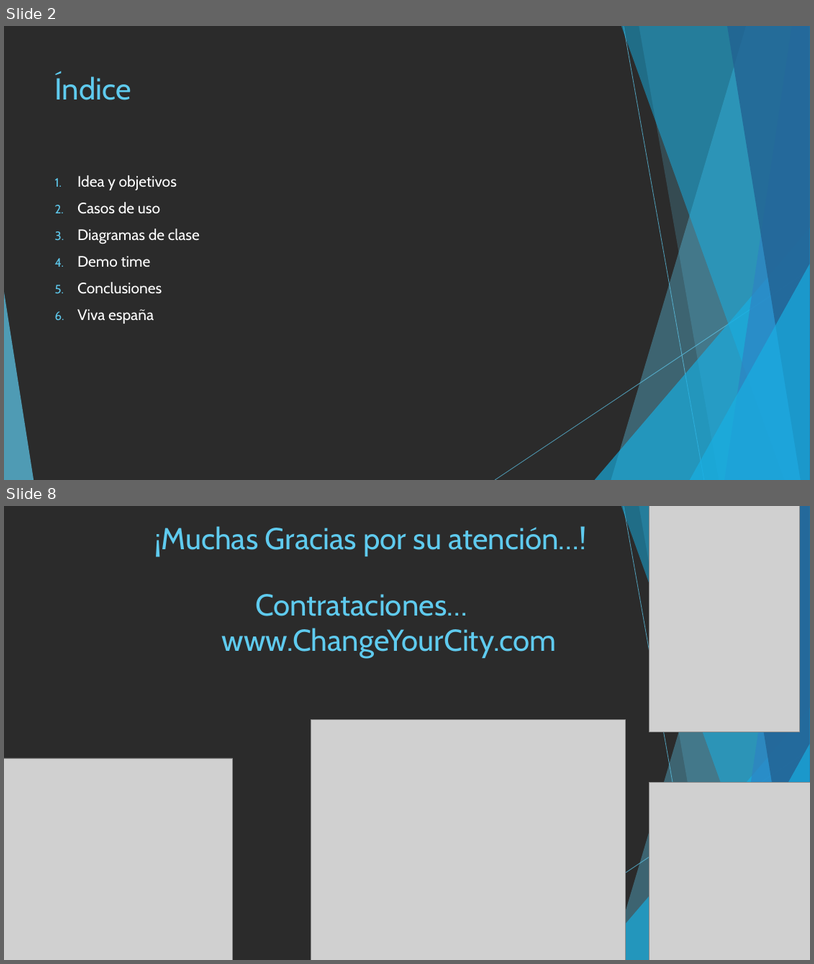
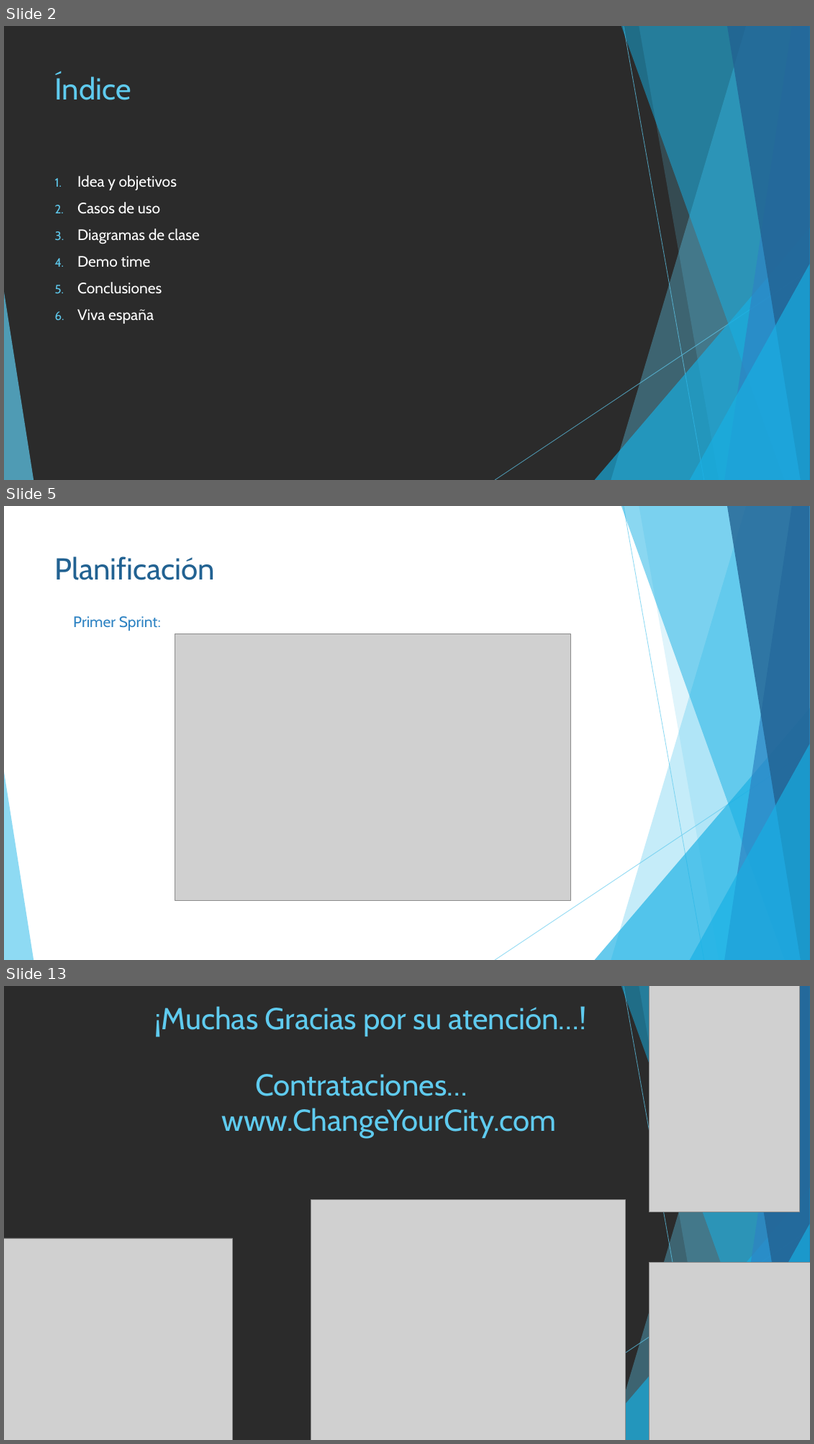
Before and after one commit to JulioMh/ChangeYourCity, a slide deck: 7_Presentacion/Presentacion.pptx. Shown one above the other, each under a label of ours: slides 2 and 8 before the commit, slides 2, 5 and 13 after it; the slides between them are not shown. The pictures are 814x964 and 814x1444 pixels, drawn with LibreOffice and Linux fonts; fonts in the diff are those of the drawing; grey boxes stand for pictures; background and template pictures are left out; a plain dark background stands for a picture behind light text. Boxes give left, top, right and bottom in pixels: in the first picture for what was removed or moved away, otherwise in the second. Text is boxed around its words. In the diff, an @@ line names an element or a change of style, - is before the commit and + after.

```diff
--- a/7_Presentacion/Presentacion.pptx
+++ b/7_Presentacion/Presentacion.pptx
@@ slide 5 added at bbox=[4, 506, 810, 960], background picture (left out); not listed: 10 template elements that a slide beside it also shows @@
@@ title added at bbox=[55, 556, 216, 580], 36 pt, text #226292 @@
+Planificación
@@ text added at bbox=[73, 616, 161, 631], 18 pt, text #2E83C3 @@
+Primer Sprint:
@@ picture added at bbox=[175, 633, 571, 901] @@
@@ what was slide 8 is now slide 13 @@
```
Also in this commit, not shown: 6 slides changed, 4 other slides added, 3 other files.
